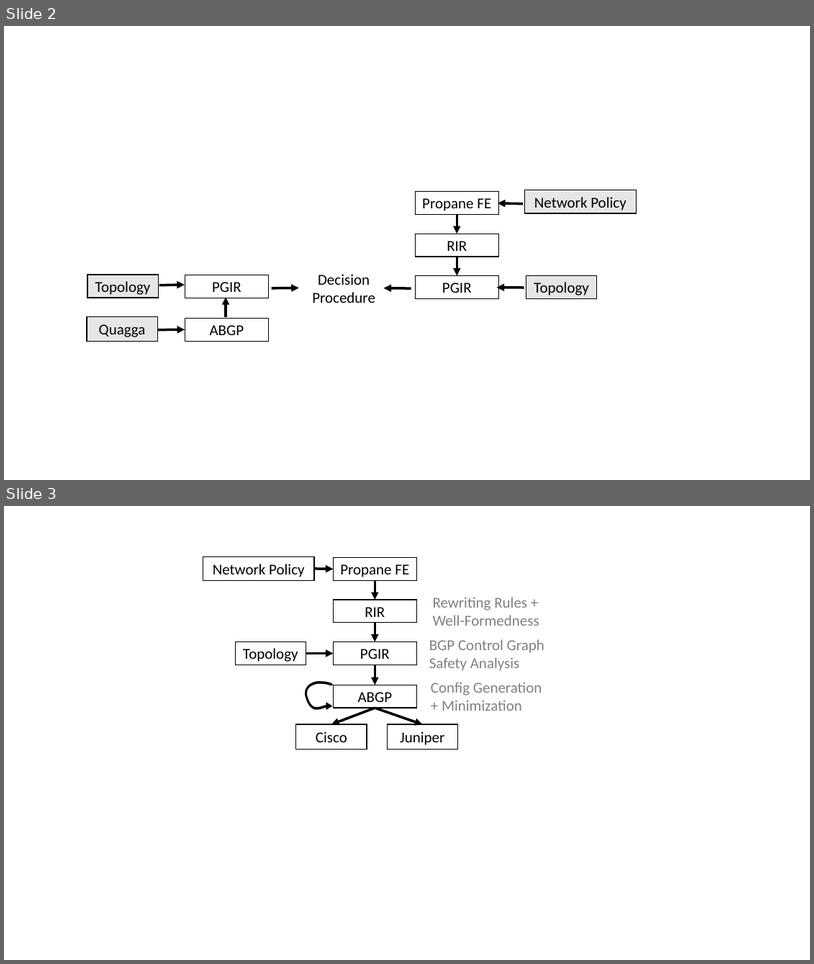
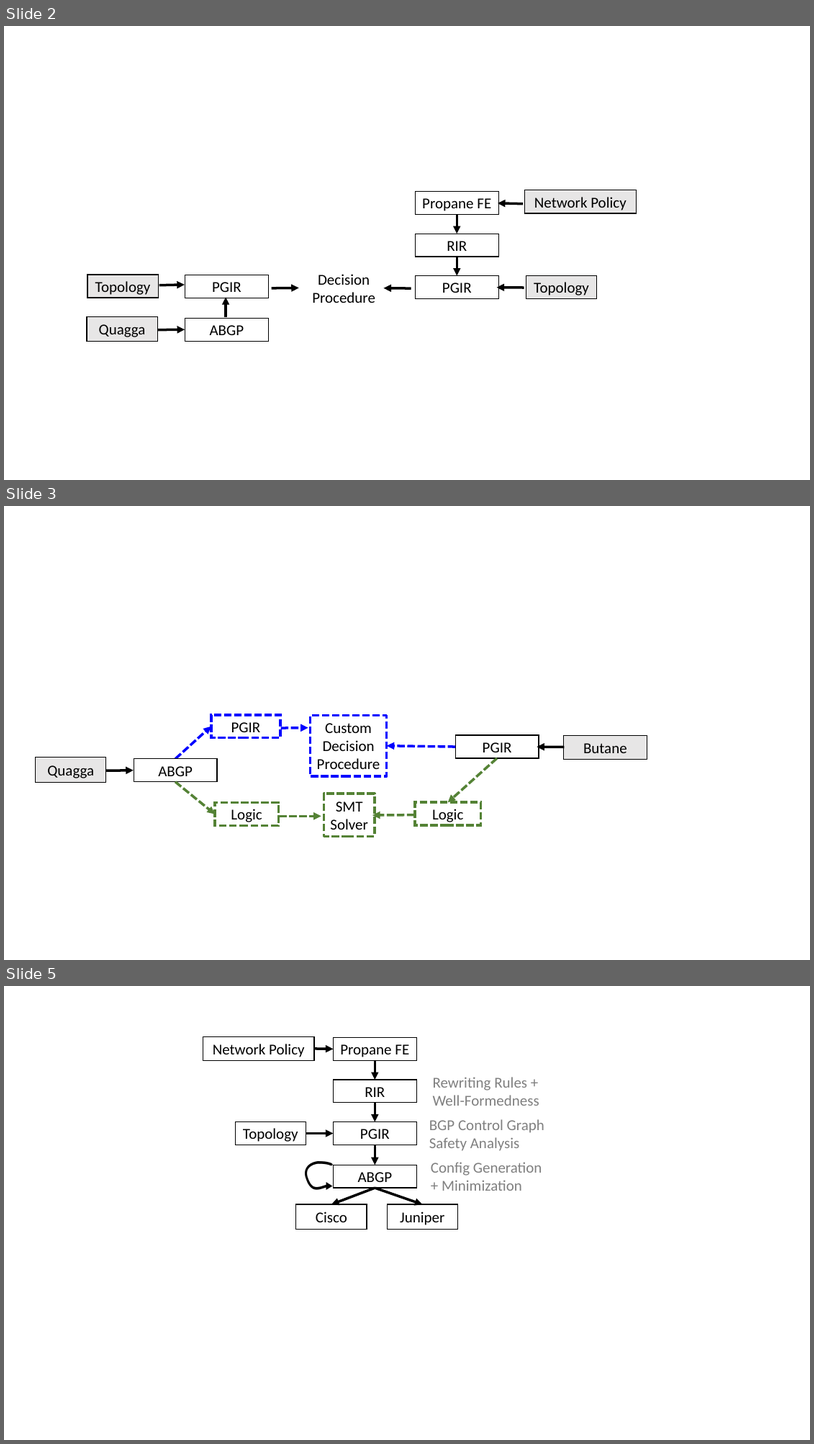
Before and after one commit to princedpw/nsf-propane-2016, a slide deck: Prop/figures/drawings.pptx. Shown one above the other, each under a label of ours: slides 2 and 3 before the commit, slides 2, 3 and 5 after it; the slides between them are not shown. The pictures are 814x964 and 814x1444 pixels, drawn with LibreOffice and Linux fonts; fonts in the diff are those of the drawing. Boxes give left, top, right and bottom in pixels: in the first picture for what was removed or moved away, otherwise in the second. Text is boxed around its words. In the diff, an @@ line names an element or a change of style, - is before the commit and + after.

```diff
--- a/Prop/figures/drawings.pptx
+++ b/Prop/figures/drawings.pptx
@@ slide 3 added at <box>4,506,810,960</box>, background #FFFFFF @@
@@ rectangle added at <box>211,715,281,738</box>, fill #FFFFFF, outline #0000FF 3 pt dashed, 18 pt, text #000000 @@
+PGIR
@@ rectangle added at <box>311,716,387,777</box>, outline #0000FF 3 pt dashed, 18 pt, text #000000 @@
+Custom
+Decision
+Procedure
@@ arrow added from (175, 759) to (211, 726), #0000FF 3 pt dashed @@
@@ arrow added from (281, 728) to (309, 728), #0000FF 3 pt dashed @@
@@ rectangle added at <box>456,735,540,758</box>, fill #FFFFFF, outline #000000 1 pt, 18 pt, text #000000 @@
+PGIR
@@ rectangle added at <box>564,736,648,759</box>, fill #E7E6E6, outline #000000 1 pt, 18 pt, text #000000 @@
+Butane
@@ rectangle added at <box>36,757,106,782</box>, fill #E7E6E6, outline #000000 1 pt, 18 pt, text #000000 @@
+Quagga
@@ rectangle added at <box>134,759,217,782</box>, fill #FFFFFF, outline #000000 1 pt, 18 pt, text #000000 @@
+ABGP
@@ arrow added from (456, 746) to (387, 746), #0000FF 3 pt dashed @@
@@ arrow added from (498, 758) to (448, 803), #548235 3 pt dashed @@
@@ arrow added from (565, 746) to (537, 746), #000000 3 pt @@
@@ arrow added from (106, 770) to (134, 770), #000000 3 pt @@
@@ arrow added from (175, 782) to (215, 814), #548235 3 pt dashed @@
@@ rectangle added at <box>215,803,278,826</box>, fill #FFFFFF, outline #548235 3 pt dashed, 18 pt, text #000000 @@
+Logic
@@ rectangle added at <box>324,793,375,836</box>, outline #548235 3 pt dashed, 18 pt, text #000000 @@
+SMT
+Solver
@@ rectangle added at <box>415,803,481,826</box>, fill #FFFFFF, outline #548235 3 pt dashed, 18 pt, text #000000 @@
+Logic
@@ arrow added from (279, 816) to (322, 816), #548235 3 pt dashed @@
@@ arrow added from (415, 815) to (373, 815), #548235 3 pt dashed @@
@@ what was slide 3 is now slide 5 @@
```
Also in this commit, not shown: 1 other slide added, 1 other file.
